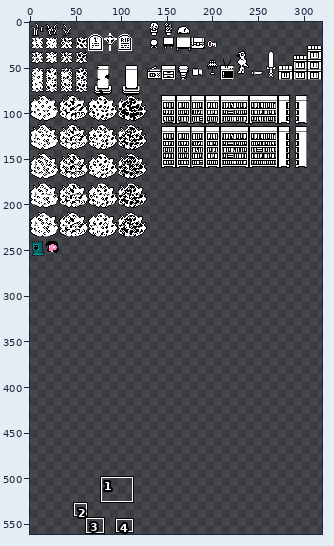
Sprite sheet, stored at Cross My Heart Game/Assets/Art/objects.png. Above: a wide view before the commit, with the close-up outlined.
Close-up. Before the edit:
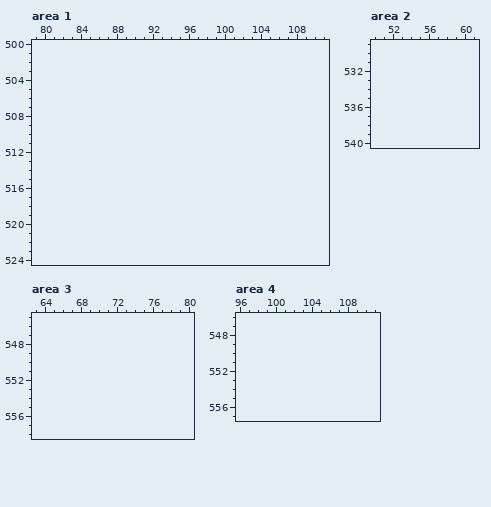
The file is 320x320 pixels. Pixels under 10% opacity are left out. Colours within 5 levels of each other are drawn and written as one. Shown: area 1: x 79..111, y 500..524; area 2: x 50..61, y 529..540; area 3: x 63..80, y 545..558; area 4: x 96..111, y 546..557. The old version is drawn lined up with the new one, on the new canvas. The wide view leaves out empty margins. The commit also changed other parts of the picture, which this record leaves out.
Once edited:
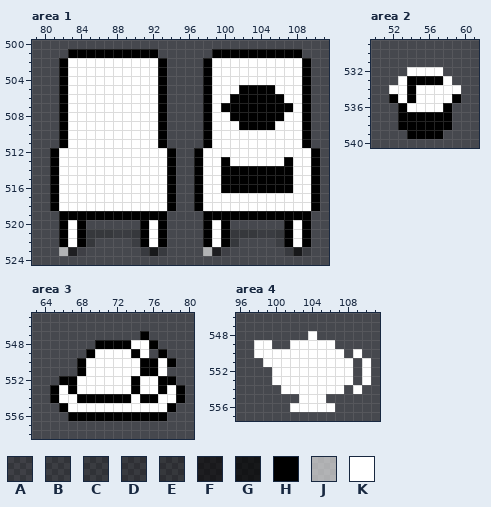
Palette (. is transparent): A #0000001b  B #00000023  C #0000002b  D #00000032  E #0000003a  F #00000093  G #000000aa  H #000000  J #ffffff95  K #ffffff
What changed:
canvas 320x320 -> 320x640
Changed rows in their new state; - is an unchanged pixel.
Area 1:
first column x 81:
501 --HHHHHHHHHH------HHHHHHHHHH--
502 -HKKKKKKKKKKH----HKKKKKKKKKKH-
503 -HKKKKKKKKKKH----HKKKKKKKKKKH-
504 -HKKKKKKKKKKH----HKKKKKKKKKKH-
505 -HKKKKKKKKKKH----HKKKHHHHKKKH-
506 -HKKKKKKKKKKH----HKKHHHHHHKKH-
507 -HKKKKKKKKKKH----HKHHHHHHHHKH-
508 -HKKKKKKKKKKH----HKKHHHHHHKKH-
509 -HKKKKKKKKKKH----HKKKHHHHKKKH-
510 -HKKKKKKKKKKH----HKKKKKKKKKKH-
511 -HKKKKKKKKKKH----HKKKKKKKKKKH-
512 HKKKKKKKKKKKKH--HKKKKKKKKKKKKH
513 HKKKKKKKKKKKKH--HKKHKKKKKKHKKH
514 HKKKKKKKKKKKKH--HKKHHHHHHHHKKH
515 HKKKKKKKKKKKKH--HKKHHHHHHHHKKH
516 HKKKKKKKKKKKKH--HKKHHHHHHHHKKH
517 HKKKKKKKKKKKKH--HKKKKKKKKKKKKH
518 HKKKKKKKKKKKKH--HKKKKKKKKKKKKH
519 -HHHHHHHHHHHH----HHHHHHHHHHHH-
520 -HKH------HKH----HKH------HKH-
521 -HKHEEECCEHKH----HKHEEECCEHKH-
522 -HKHE----BHKH----HKHE----BHKH-
523 -JFA------DGD----JFA------DGD-
Area 2:
first column x 52:
532 --KKKK--
533 -KHHHHK-
534 KKHKKKKK
535 HKHKKKKH
536 -HKKKKH-
537 -HHHHHH-
538 -HHHHHH-
539 --HHHH--
Area 3:
first column x 65:
547 ----------H----
548 -----HHHHKKH---
549 ----HKKKKHK-H--
550 ---HKKKKKKHHKH-
551 ---HKKKKKKHHK--
552 -HHKKKKKKHKKHH-
553 HKHKKKKKKHKKHKH
554 HKKHHHHHHKHHKKH
555 -HKKKKKKKKKKKH-
556 --HHHHHHHHHHH--
Area 4:
first column x 98:
548 ------K------
549 KK--KKKKK----
550 KKKKKKKKKK-K-
551 -KKKKKKKKKK-K
552 --KKKKKKKKK-K
553 --KKKKKKKKK-K
554 ---KKKKKKK-K-
555 -----KKK-----
556 ----KKKKK----
Where, in picture pixels (left, top, right, bottom), the same in both close-ups:
added: (50, 49, 320, 256)
added: (389, 67, 461, 139)
added: (50, 331, 185, 421)
added: (254, 331, 371, 412)
